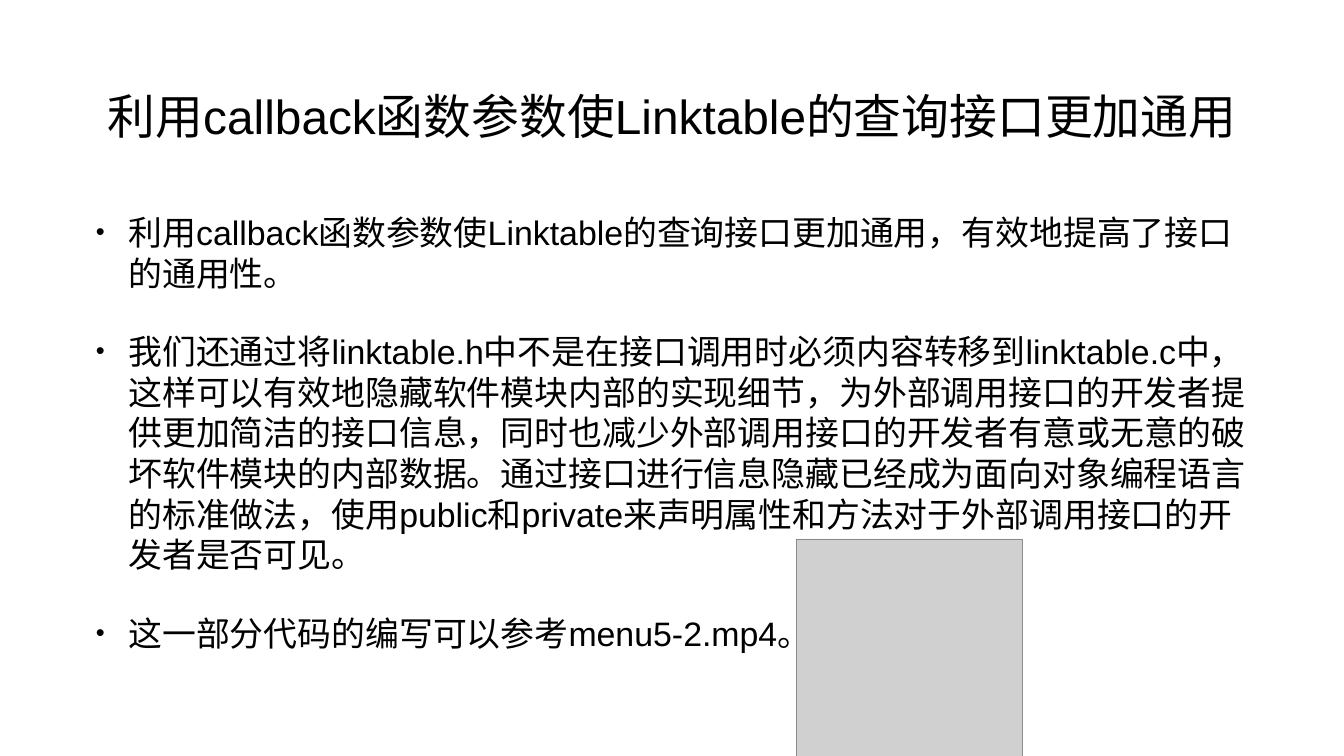
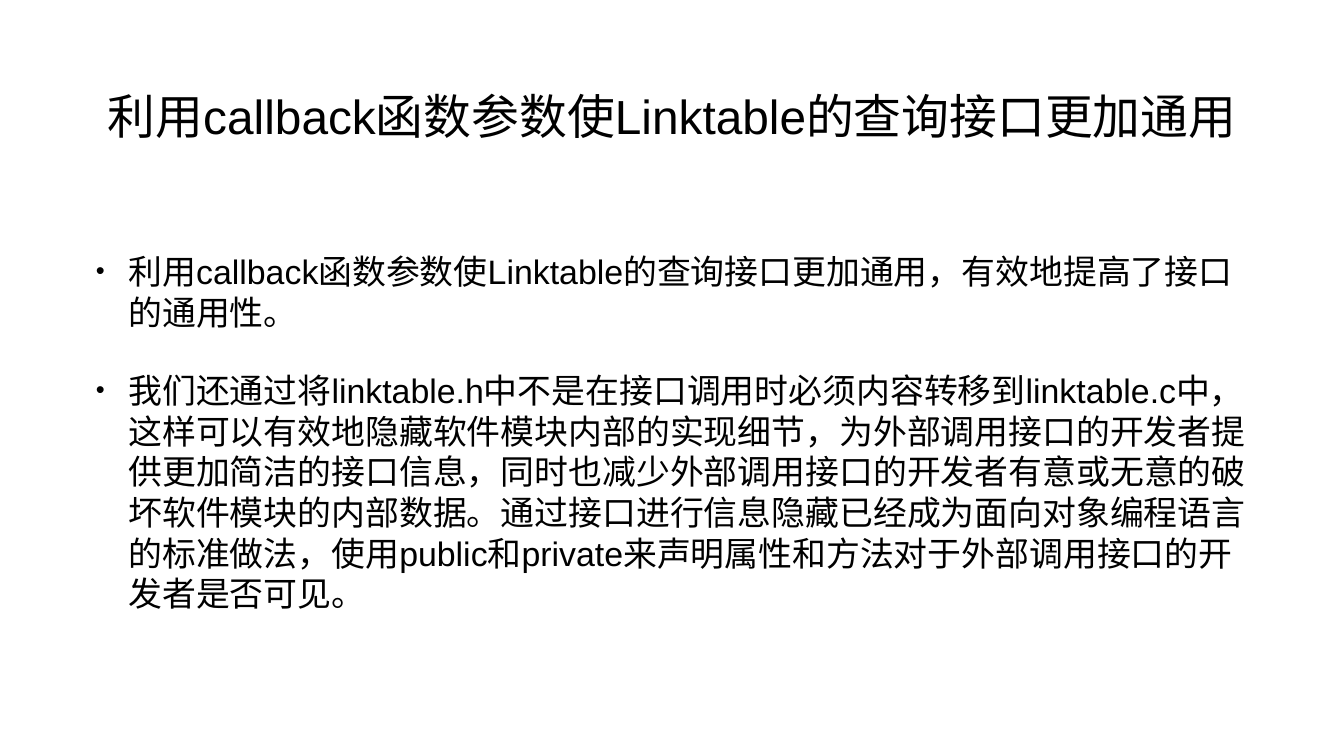
Before and after one commit to mengning/se, a slide deck: slide 83 of ppt/工程化编程实战——代码中的软件工程.pptx (slide 86 before the commit). Drawn at 1344x756 pixels with LibreOffice and Linux fonts; fonts in the diff are those of the drawing; grey boxes stand for pictures. Boxes give left, top, right and bottom in pixels: in the first picture for what was removed or moved away, otherwise in the second. Text is boxed around its words. In the diff, an @@ line names an element or a change of style, - is before the commit and + after.

```diff
--- a/ppt/工程化编程实战——代码中的软件工程.pptx
+++ b/ppt/工程化编程实战——代码中的软件工程.pptx
@@ picture removed at (796,539,1022,756) @@
@@ text at (128,611,811,655): paragraph removed @@
-• 这一部分代码的编写可以参考menu5-2.mp4。
```
Also in this commit, not shown: 21 other slides changed, 3 slides removed.
